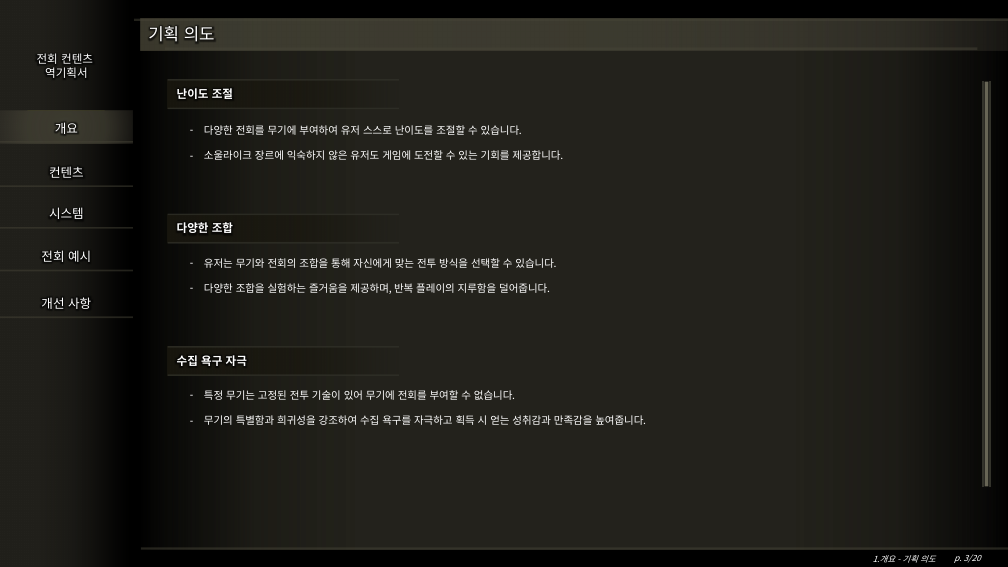
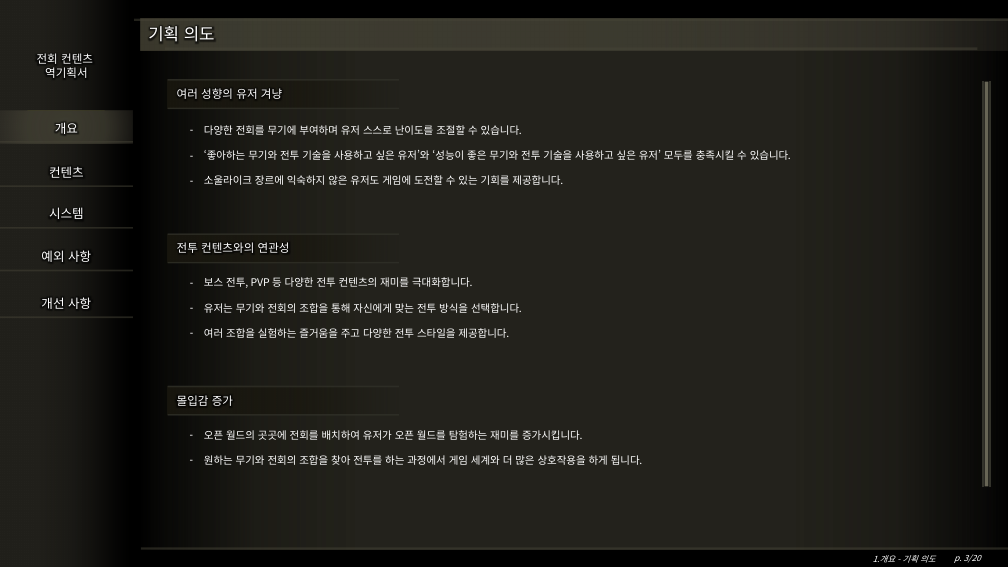
Before and after one commit to hjs0913/GameDesign, a slide deck: slide 3 of 엘든링 역기획서/엘든링_전회컨텐츠_역기획서.pptx. Drawn at 1008x567 pixels with LibreOffice and Linux fonts; fonts in the diff are those of the drawing; background and template pictures are left out. Boxes give left, top, right and bottom in pixels: in the first picture for what was removed or moved away, otherwise in the second. Text is boxed around its words. In the diff, an @@ line names an element or a change of style, - is before the commit and + after.

Commit message:
기획의도 수정 / '전회' 소개 작성

```diff
--- a/엘든링 역기획서/엘든링_전회컨텐츠_역기획서.pptx
+++ b/엘든링 역기획서/엘든링_전회컨텐츠_역기획서.pptx
@@ text at (x1=177, y1=88, x2=282, y2=99): text changed; bold off @@
-난이도 조절
+여러 성향의 유저 겨냥
@@ text at (x1=204, y1=125, x2=791, y2=160): text changed @@
-– 다양한 전회를 무기에 부여하여 유저 스스로 난이도를 조절할 수 있습니다.
+– 다양한 전회를 무기에 부여하며 유저 스스로 난이도를 조절할 수 있습니다.
+– ‘좋아하는 무기와 전투 기술을 사용하고 싶은 유저’와 ‘성능이 좋은 무기와 전투 기술을 사용하고 싶은 유저’ 모두를 충족시킬 수 있습니다.
@@ 2 lines, 1 rectangle moved together from (x1=168, y1=214, x2=399, y2=243) to (x1=168, y1=234, x2=399, y2=263) @@
@@ text at (x1=41, y1=250, x2=91, y2=262): text changed @@
-전회 예시
+예외 사항
@@ text at (x1=177, y1=242, x2=290, y2=253): text changed; bold off @@
-다양한 조합
+전투 컨텐츠와의 연관성
@@ text at (x1=204, y1=277, x2=522, y2=338): text changed @@
-– 유저는 무기와 전회의 조합을 통해 자신에게 맞는 전투 방식을 선택할 수 있습니다.
-– 다양한 조합을 실험하는 즐거움을 제공하며, 반복 플레이의 지루함을 덜어줍니다.
+– 보스 전투, PVP 등 다양한 전투 컨텐츠의 재미를 극대화합니다.
+– 유저는 무기와 전회의 조합을 통해 자신에게 맞는 전투 방식을 선택합니다.
+– 여러 조합을 실험하는 즐거움을 주고 다양한 전투 스타일을 제공합니다.
@@ 2 lines, 1 rectangle moved together from (x1=168, y1=347, x2=399, y2=376) to (x1=168, y1=386, x2=399, y2=415) @@
@@ text at (x1=177, y1=395, x2=233, y2=406): text changed; bold off @@
-수집 욕구 자극
+몰입감 증가
@@ text at (x1=204, y1=430, x2=642, y2=465): text changed @@
-– 특정 무기는 고정된 전투 기술이 있어 무기에 전회를 부여할 수 없습니다.
-– 무기의 특별함과 희귀성을 강조하여 수집 욕구를 자극하고 획득 시 얻는 성취감과 만족감을 높여줍니다.
+– 오픈 월드의 곳곳에 전회를 배치하여 유저가 오픈 월드를 탐험하는 재미를 증가시킵니다.
+– 원하는 무기와 전회의 조합을 찾아 전투를 하는 과정에서 게임 세계와 더 많은 상호작용을 하게 됩니다.
```
Also in this commit, not shown: 6 other slides changed, 3 slides added, 1 other file.
